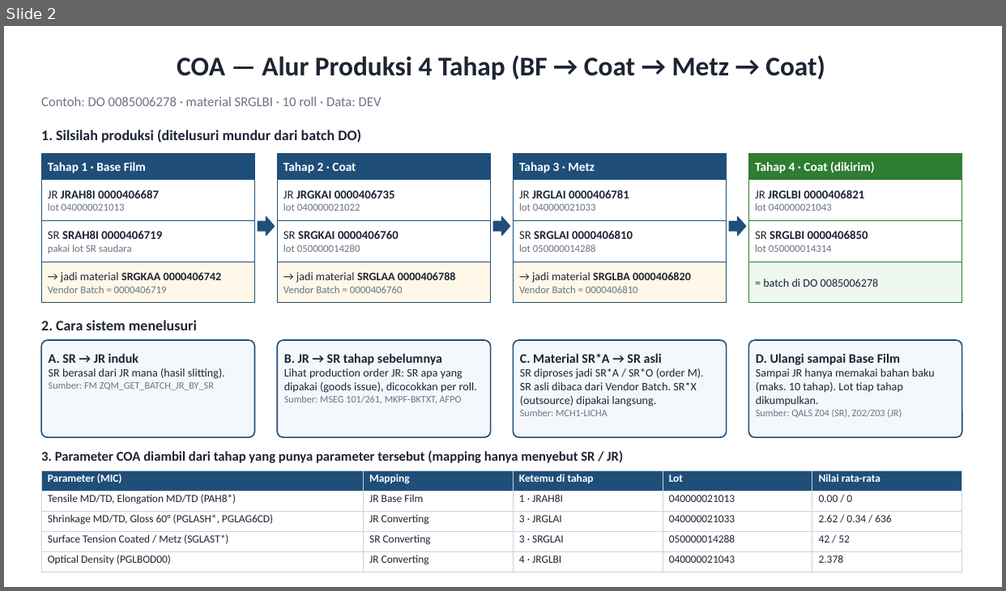
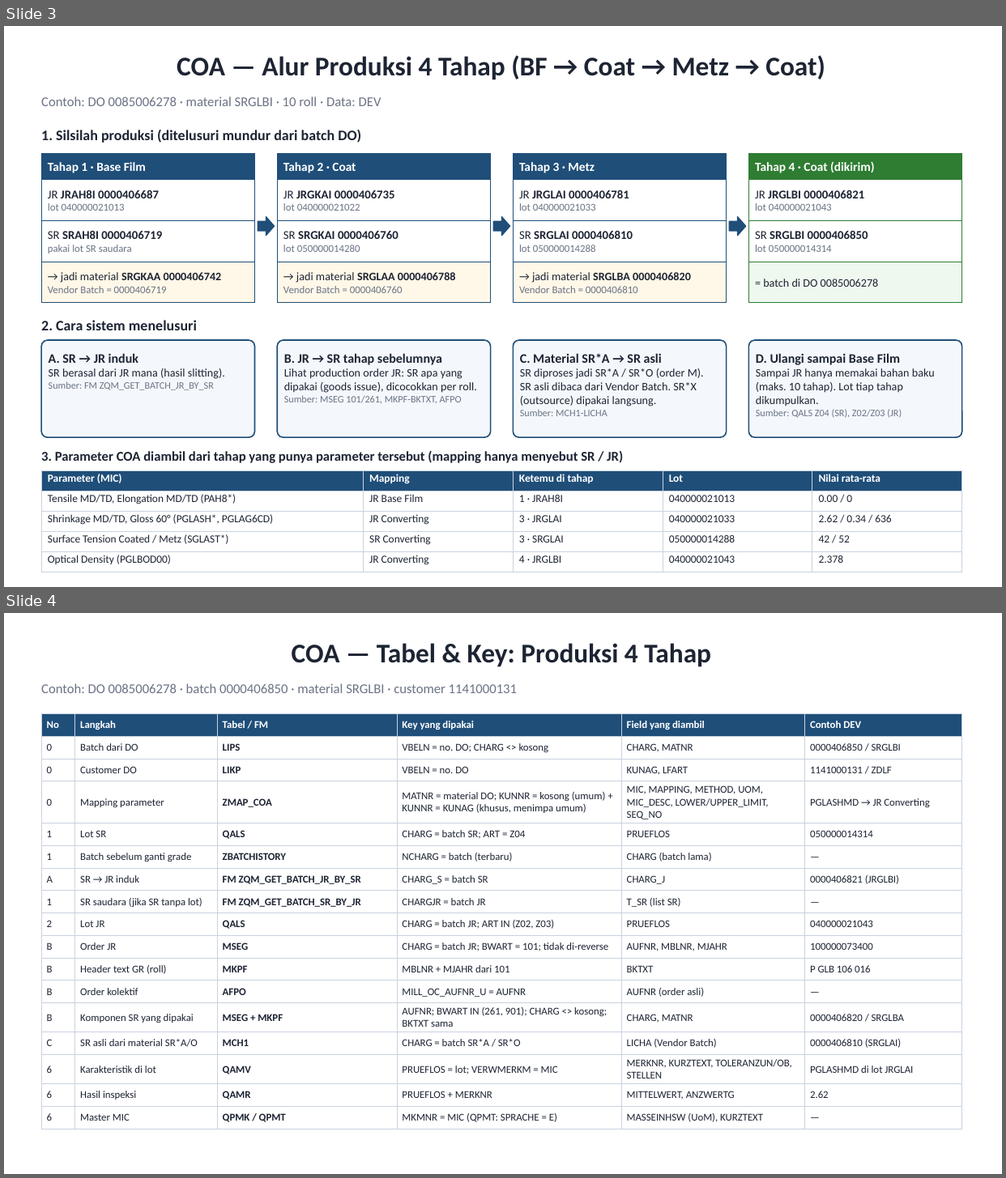
Before and after one commit to bud1purwanto/SAP-Project, a slide deck: ABAP/subproject/COA/docs/flow_internal/COA_Alur_Internal.pptx. Shown one above the other, each under a label of ours: slide 2 before the commit, slides 3 and 4 after it. The pictures are 1006x591 and 1006x1178 pixels, drawn with LibreOffice and Linux fonts; fonts in the diff are those of the drawing. Boxes give left, top, right and bottom in pixels: in the first picture for what was removed or moved away, otherwise in the second. Text is boxed around its words. In the diff, an @@ line names an element or a change of style, - is before the commit and + after.

```diff
--- a/ABAP/subproject/COA/docs/flow_internal/COA_Alur_Internal.pptx
+++ b/ABAP/subproject/COA/docs/flow_internal/COA_Alur_Internal.pptx
@@ slide 4 added at [4, 613, 1002, 1174], background #FFFFFF @@
@@ title added at [292, 643, 711, 667], 26 pt, text #1D2433, bold @@
+COA — Tabel & Key: Produksi 4 Tahap
@@ text added at [41, 683, 517, 693], 13 pt, text #6B7385 @@
+Contoh: DO 0085006278 · batch 0000406850 · material SRGLBI · customer 1141000131
@@ table added at [41, 714, 962, 1126], 17 rows, 6 columns @@
+No | Langkah | Tabel / FM | Key yang dipakai | Field yang diambil | Contoh DEV
+0 | Batch dari DO | LIPS | VBELN = no. DO; CHARG <> kosong | CHARG, MATNR | 0000406850 / SRGLBI
+0 | Customer DO | LIKP | VBELN = no. DO | KUNAG, LFART | 1141000131 / ZDLF
+0 | Mapping parameter | ZMAP_COA | MATNR = material DO; KUNNR = kosong (umum) + KUNNR = KUNAG (khusus, menimpa umum) | MIC, MAPPING, METHOD, UOM, MIC_DESC, LOWER/UPPER_LIMIT, SEQ_NO | PGLASHMD → JR Converting
+1 | Lot SR | QALS | CHARG = batch SR; ART = Z04 | PRUEFLOS | 050000014314
+1 | Batch sebelum ganti grade | ZBATCHISTORY | NCHARG = batch (terbaru) | CHARG (batch lama) | —
+A | SR → JR induk | FM ZQM_GET_BATCH_JR_BY_SR | CHARG_S = batch SR | CHARG_J | 0000406821 (JRGLBI)
+1 | SR saudara (jika SR tanpa lot) | FM ZQM_GET_BATCH_SR_BY_JR | CHARGJR = batch JR | T_SR (list SR) | —
+2 | Lot JR | QALS | CHARG = batch JR; ART IN (Z02, Z03) | PRUEFLOS | 040000021043
+B | Order JR | MSEG | CHARG = batch JR; BWART = 101; tidak di-reverse | AUFNR, MBLNR, MJAHR | 100000073400
+B | Header text GR (roll) | MKPF | MBLNR + MJAHR dari 101 | BKTXT | P GLB 106 016
+B | Order kolektif | AFPO | MILL_OC_AUFNR_U = AUFNR | AUFNR (order asli) | —
+B | Komponen SR yang dipakai | MSEG + MKPF | AUFNR; BWART IN (261, 901); CHARG <> kosong; BKTXT sama | CHARG, MATNR | 0000406820 / SRGLBA
+C | SR asli dari material SR*A/O | MCH1 | CHARG = batch SR*A / SR*O | LICHA (Vendor Batch) | 0000406810 (SRGLAI)
+6 | Karakteristik di lot | QAMV | PRUEFLOS = lot; VERWMERKM = MIC | MERKNR, KURZTEXT, TOLERANZUN/OB, STELLEN | PGLASHMD di lot JRGLAI
+6 | Hasil inspeksi | QAMR | PRUEFLOS + MERKNR | MITTELWERT, ANZWERTG | 2.62
+6 | Master MIC | QPMK / QPMT | MKMNR = MIC (QPMT: SPRACHE = E) | MASSEINHSW (UoM), KURZTEXT | —
@@ what was slide 2 is now slide 3 @@
```
Also in this commit, not shown: 4 other slides added, 23 other files.
